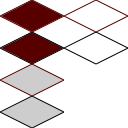
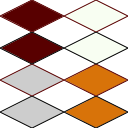
Revision of a layered 128 x 128 image; what changed, layer by layer:
added layer "Layer 9 copy 3 copie" above "Layer 9 copy 2 copie" over [64, 96, 128, 128]
added layer "Layer 9 copy 2 copie" above "Layer 11 copy 5 copie" over [64, 64, 128, 97]
added layer "Layer 11 copy 5 copie" above "Layer 11 copy 4 copie" over [66, 96, 126, 128]
added layer "Layer 11 copy 4 copie" above "Layer 9 copy 3" over [66, 64, 126, 96]
painted on "Layer 11 copy 5" over [2, 96, 62, 127]
painted on "Layer 11 copy" over [66, 1, 126, 31]
painted on "Layer 11" over [66, 33, 126, 63]
